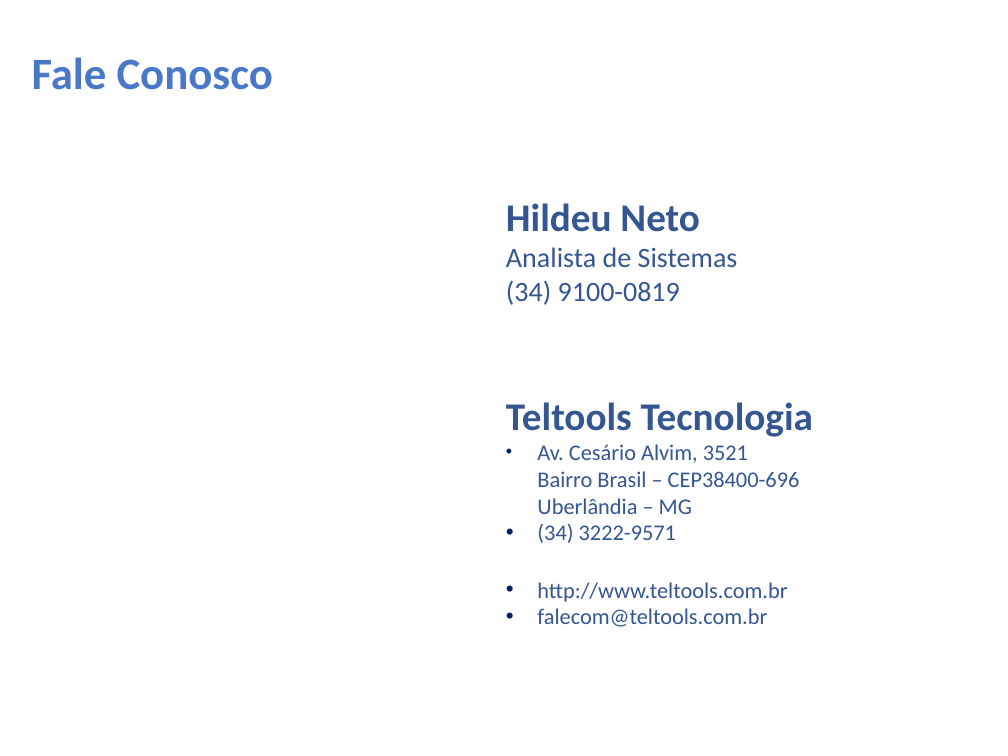
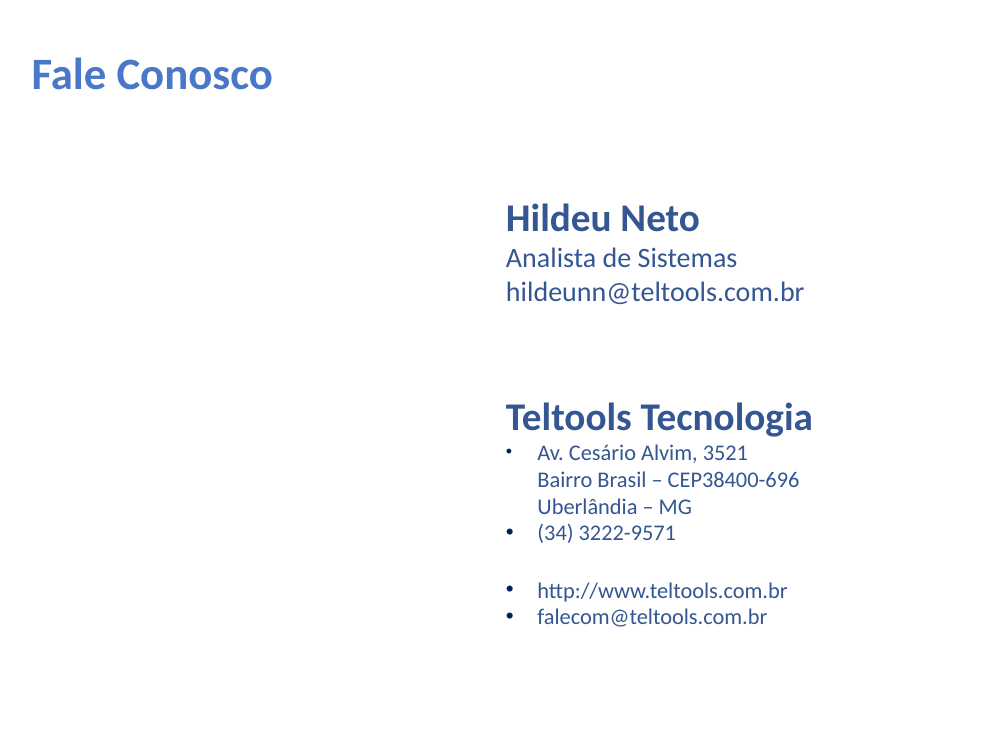
Before and after one commit to teltools/labs-jquery-i18n, a slide deck: slide 11 of I18N/I18n.pptx. Drawn at 1008x756 pixels with LibreOffice and Linux fonts; fonts in the diff are those of the drawing; background and template pictures are left out. Boxes give left, top, right and bottom in pixels: in the first picture for what was removed or moved away, otherwise in the second. Text is boxed around its words. In the diff, an @@ line names an element or a change of style, - is before the commit and + after.

```diff
--- a/I18N/I18n.pptx
+++ b/I18N/I18n.pptx
@@ text at [506, 203, 804, 304]: text changed @@
-Hildeu Neto
-Analista de Sistemas
-(34) 9100-0819
+Hildeu Neto
+Analista de Sistemas
+hildeunn@teltools.com.br
```
Also in this commit, not shown: 8 other slides changed.
